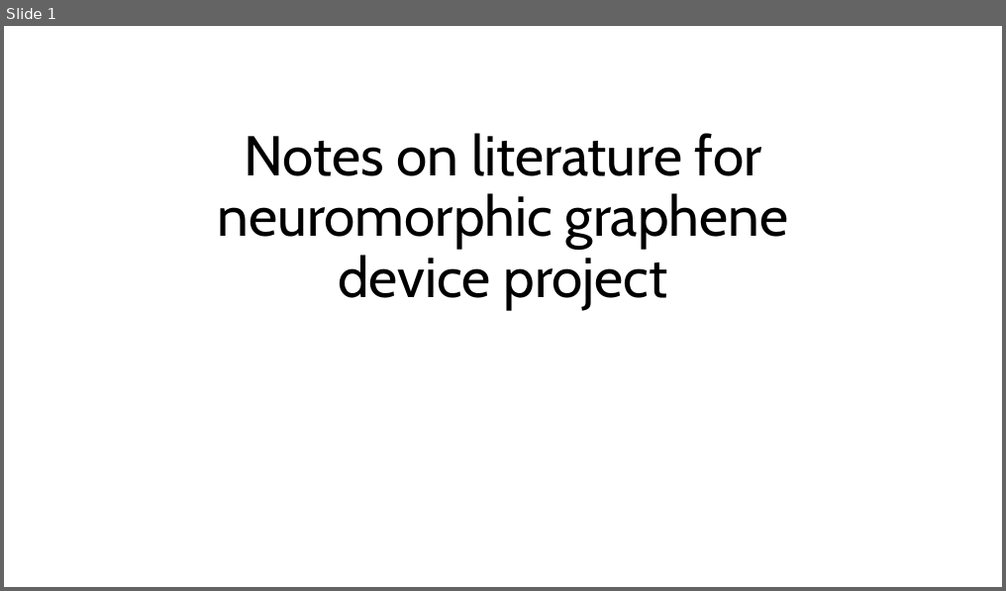
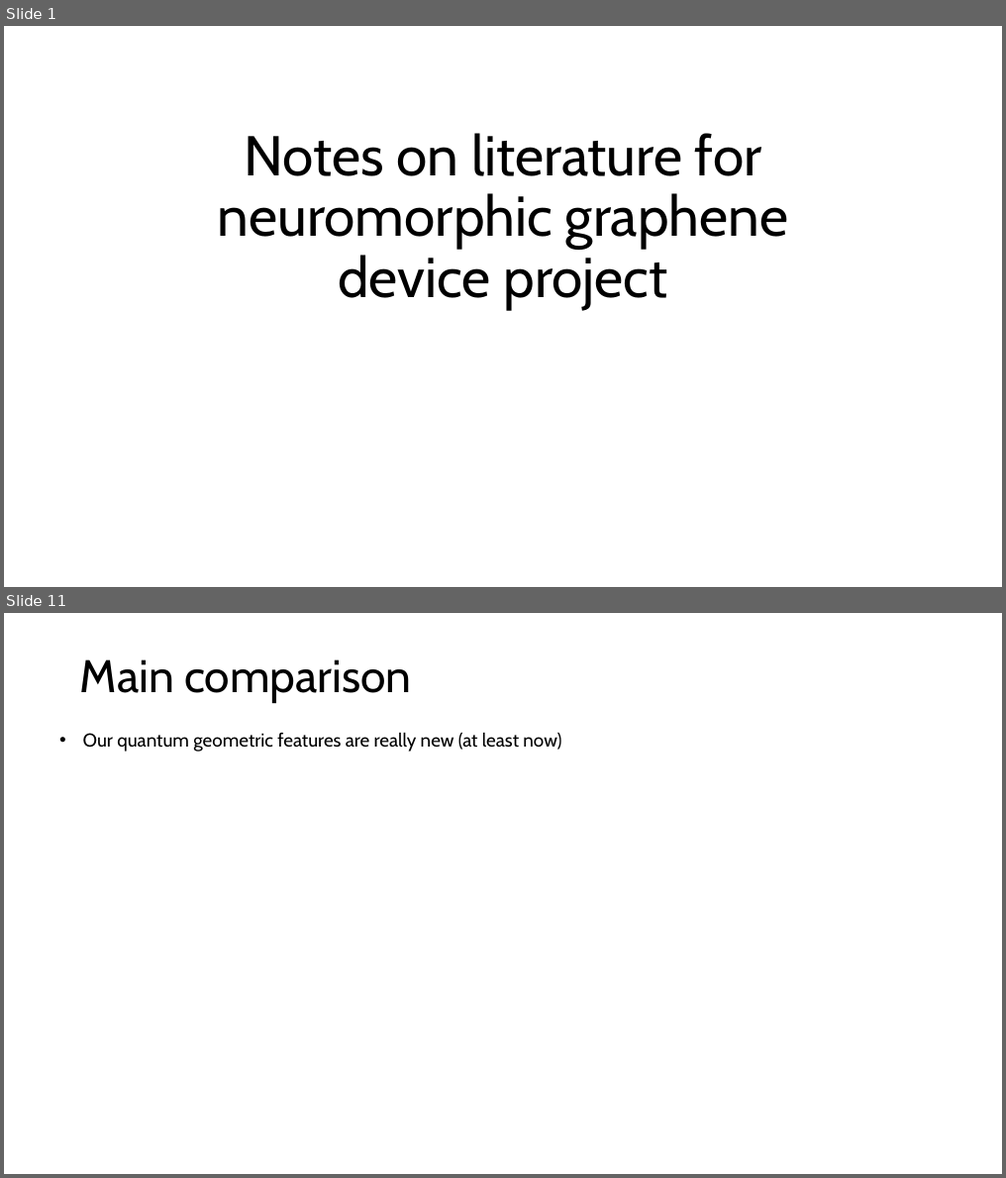
Before and after one commit to OlesMatsyshyn/Quantum-Material-Enhanced-Learning, a slide deck: literature/Literature_notes_review.pptx. Shown one above the other, each under a label of ours: slide 1 before the commit, slides 1 and 11 after it; the slides between them are not shown. The pictures are 1006x591 and 1006x1178 pixels, drawn with LibreOffice and Linux fonts; fonts in the diff are those of the drawing. Boxes give left, top, right and bottom in pixels: in the first picture for what was removed or moved away, otherwise in the second. Text is boxed around its words. In the diff, an @@ line names an element or a change of style, - is before the commit and + after.

```diff
--- a/literature/Literature_notes_review.pptx
+++ b/literature/Literature_notes_review.pptx
@@ slide 11 added at (x1=4, y1=613, x2=1002, y2=1174), background #FFFFFF @@
@@ title added at (x1=80, y1=660, x2=411, y2=703), 44 pt, text #000000 @@
+Main comparison
@@ text added at (x1=83, y1=732, x2=561, y2=752), 18 pt, text #000000 @@
+• Our quantum geometric features are really new (at least now)
```
Also in this commit, not shown: 9 other slides added, 10 other files.
